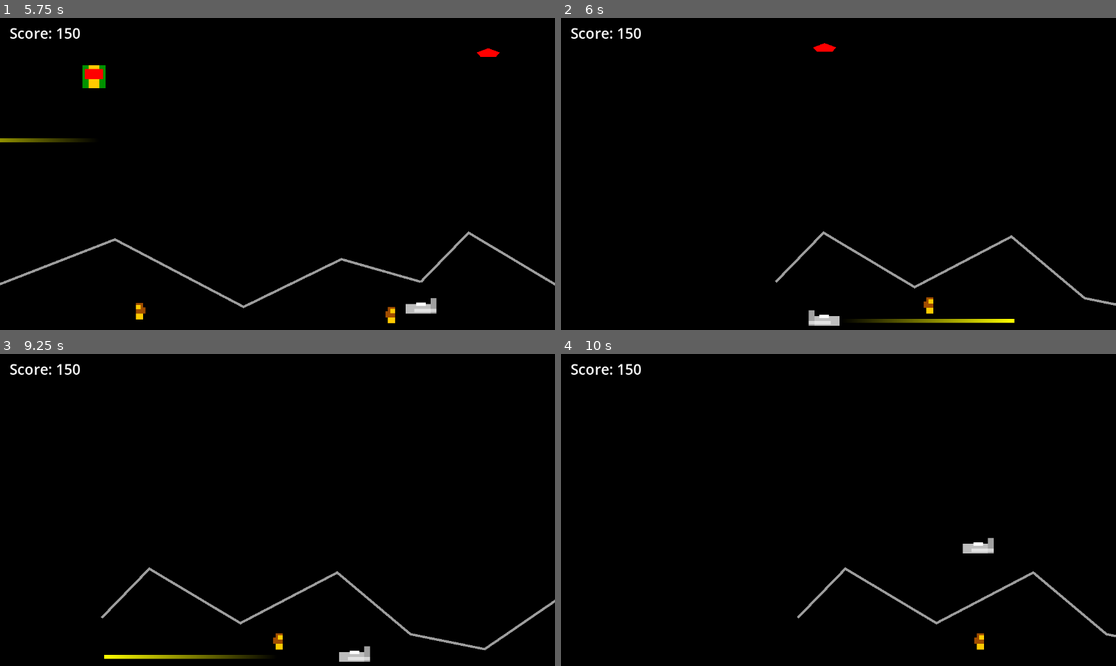
Above: before the commit, frames 1-4 (two rows, left to right).
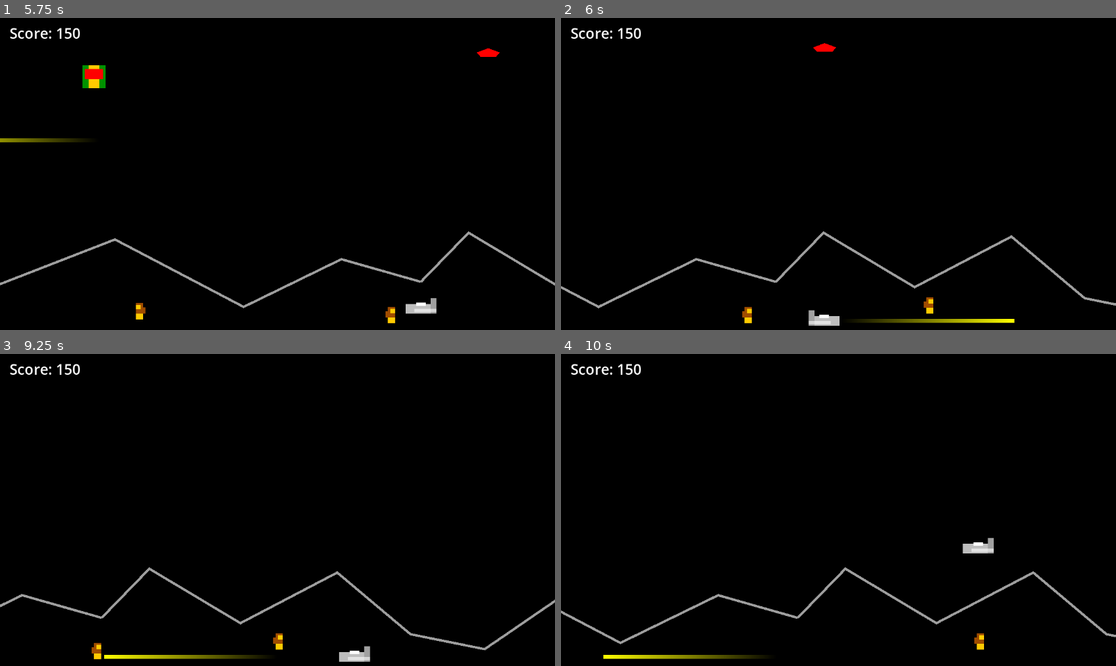
Above: after the commit, the same moments.

Repository: Toxe/godot-defender-clone
Game: Godot game, scene res://scenes/levels/title/title.tscn
The game is run twice, just before and just after one commit, with the same random seed, the same clock (stepped at 60 frames per second) and the same inputs.
Inputs:
- Up to frame 1 (5.75 s): tap Enter at 0.5 s; hold Right (move_right) 0.53-1.28 s; hold Space (fire) 0.53-1.28 s; hold Down (move_down) 1.28-2.03 s; tap Space (fire) at 1.35, 2.85, 4.35 s; hold Right (move_right) 2.03-2.78 s; hold Space (fire) 2.03-2.78 s; hold Up (move_up) 2.78-3.53 s; hold Space (fire) 3.53-4.28 s; hold Left (move_left) 3.53-5.03 s; hold Down (move_down) from 5.03 s (still down); hold Space (fire) from 5.03 s (still down)
- Up to frame 2 (6 s): release Down (move_down) at 5.78 s; release Space (fire) at 5.78 s; hold Right (move_right) from 5.78 s (still down); tap Space (fire) at 5.85 s
- Up to frame 3 (9.25 s): release Right (move_right) at 6.53 s; hold Up (move_up) 6.53-7.28 s; hold Space (fire) 6.53-7.28 s; hold Right (move_right) 7.28-8.03 s; tap Space (fire) at 7.35, 8.85 s; hold Down (move_down) 8.03-8.78 s; hold Space (fire) 8.03-8.78 s; hold Left (move_left) from 8.78 s (still down)
- Up to frame 4 (10 s): release Left (move_left) at 9.53 s; hold Up (move_up) from 9.53 s (still down); hold Space (fire) from 9.53 s (still down)

Frame 1 is identical in both runs. In frame 2, 0.5% of the frame differs, in the area x 0-39%, y 76-98%; in frame 3, 0.3%; in frame 4, 0.8%, in the area x 0-43%, y 76-98%.

Commit message:
Wrap more than one chunk around, depending on number of level chunks

Diff:
--- a/G01_Defender/scenes/levels/main/world/world.gd
+++ b/G01_Defender/scenes/levels/main/world/world.gd
@@ -1,4 +1,10 @@
 class_name World extends Node
+
+enum WrapAroundSide {
+    left = -1,
+    right = 1
+}
+
 
 const player_scene = preload("res://scenes/player/player.tscn")
 const human_scene = preload("res://scenes/human/human.tscn")
@@ -7,6 +13,8 @@
 
 
 func _ready():
+    assert(get_ordered_level_chunks().size() >= 3)
+
     for chunk in get_ordered_level_chunks():
         chunk.level_chunk_exited.connect(_on_level_chunk_exited)
 
@@ -76,18 +84,41 @@
     return level_chunks
 
 
+func number_of_level_chunks_in_front_of_player(total_number_of_level_chunks: int) -> int:
+    return ceili((total_number_of_level_chunks - 1) / 2.0)
+
+func wrap_node_around_level(node: Node2D, wrap_to_side: WrapAroundSide, number_of_level_chunks: int, level_chunk_width: int):
+    node.global_position.x += number_of_level_chunks * level_chunk_width * int(wrap_to_side)
+
+
+func wrap_chunks_around_level(level_chunks: Array[Node], begin_index: int, end_index: int, wrap_to_side: WrapAroundSide):
+    for i in range(begin_index, end_index):
+        wrap_node_around_level(level_chunks[i], wrap_to_side, level_chunks.size(), 1152)
+
+
 func _on_level_chunk_exited(level_chunk: LevelChunk, node: Node2D):
     var level_chunks = get_ordered_level_chunks()
-    var first_level_chunk = level_chunks.front() as LevelChunk
-    var last_level_chunk = level_chunks.back() as LevelChunk
 
     if node is Player:
+        var chunk_exited_index := level_chunks.find(level_chunk)
+        assert(chunk_exited_index >= 0)
+
         if node.global_position.x < level_chunk.global_position.x:
-            last_level_chunk.global_position.x -= level_chunks.size() * 1152
+            # wrap to left side
+            var chunk_index := chunk_exited_index - 1
+            var number_of_chunks_to_wrap = number_of_level_chunks_in_front_of_player(level_chunks.size()) - chunk_index
+
+            if number_of_chunks_to_wrap > 0:
+                wrap_chunks_around_level(level_chunks, level_chunks.size() - number_of_chunks_to_wrap, level_chunks.size(), WrapAroundSide.left)
         elif node.global_position.x > level_chunk.global_position.x + 1152:
-            first_level_chunk.global_position.x += level_chunks.size() * 1152
+            # wrap to right side
+            var chunk_index := chunk_exited_index + 1
+            var number_of_chunks_to_wrap = number_of_level_chunks_in_front_of_player(level_chunks.size()) - (level_chunks.size() - chunk_index) + 1
+
+            if number_of_chunks_to_wrap > 0:
+                wrap_chunks_around_level(level_chunks, 0, number_of_chunks_to_wrap, WrapAroundSide.right)
     else:
-        if node.global_position.x < first_level_chunk.global_position.x:
-            node.global_position.x += level_chunks.size() * 1152
-        elif node.global_position.x > last_level_chunk.global_position.x + 1152:
-            node.global_position.x -= level_chunks.size() * 1152
+        if node.global_position.x < level_chunks.front().global_position.x:
+            wrap_node_around_level(node, WrapAroundSide.right, level_chunks.size(), 1152)
+        elif node.global_position.x > level_chunks.back().global_position.x + 1152:
+            wrap_node_around_level(node, WrapAroundSide.left, level_chunks.size(), 1152)
